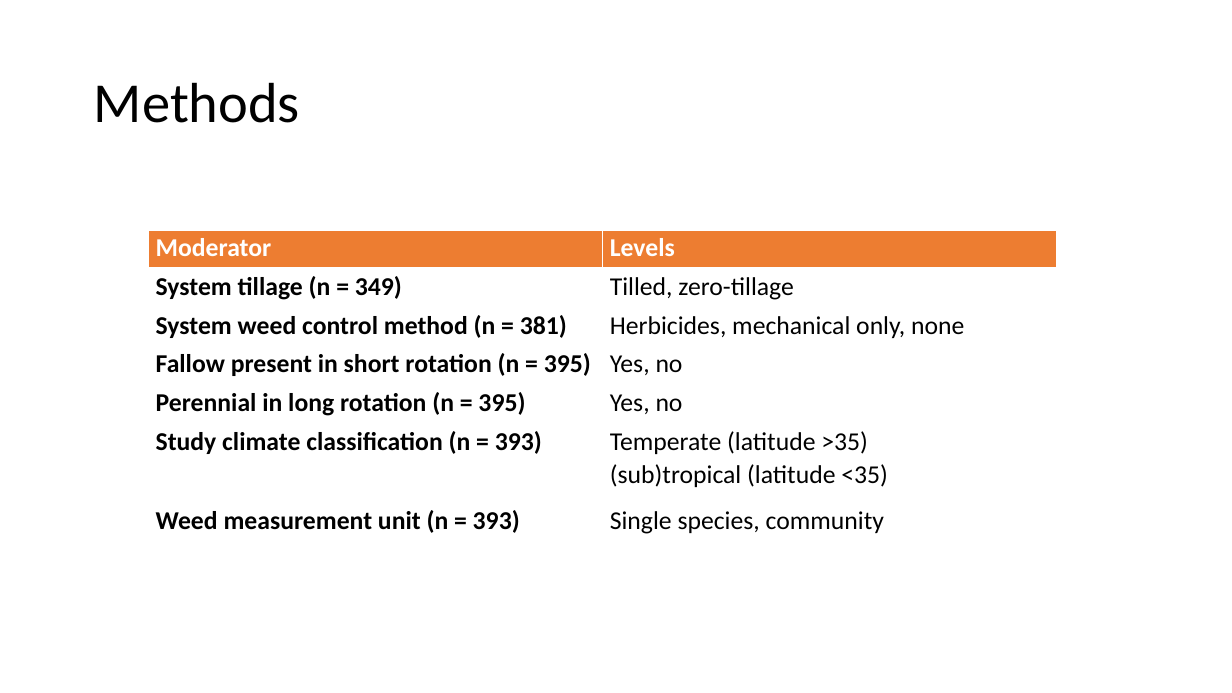
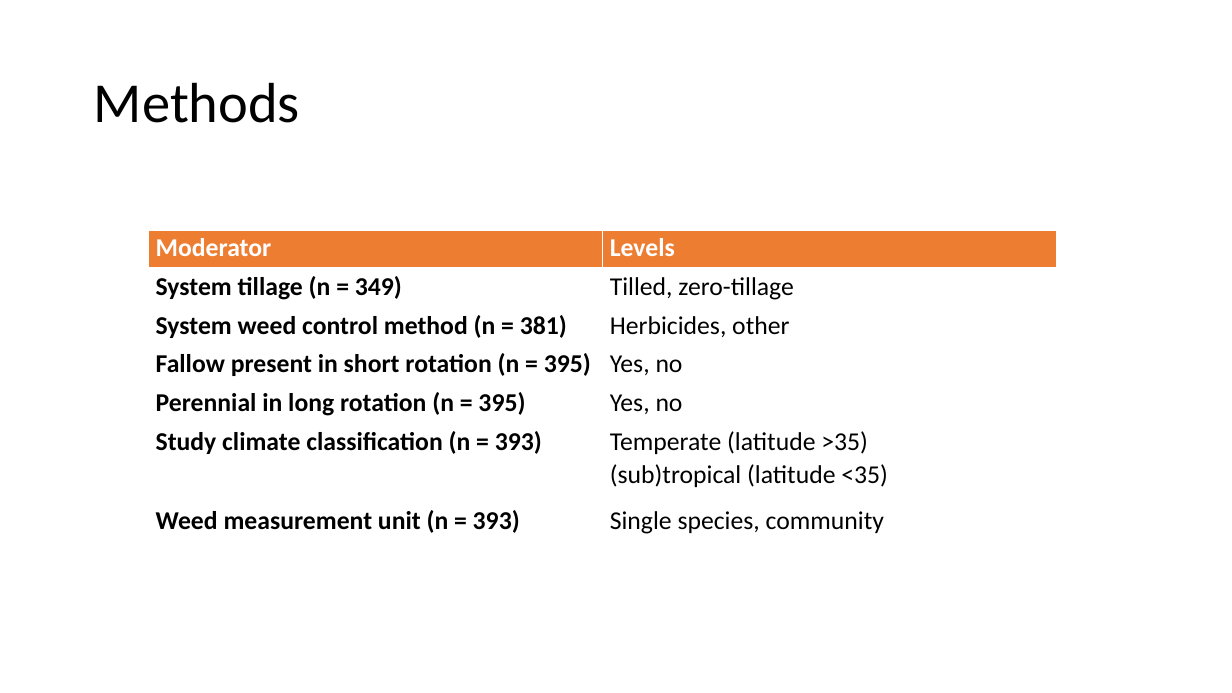
Before and after one commit to EEB698-F2018/analysis-outline-vanichols, a slide deck: slide 6 of Presentation_v1.pptx (slide 4 before the commit). Drawn at 1232x693 pixels with LibreOffice and Linux fonts; fonts in the diff are those of the drawing. Boxes give left, top, right and bottom in pixels: in the first picture for what was removed or moved away, otherwise in the second. Text is boxed around its words. In the diff, an @@ line names an element or a change of style, - is before the commit and + after.

```diff
--- a/Presentation_v1.pptx
+++ b/Presentation_v1.pptx
@@ table at [149,230,1058,542] @@
-row 3, column 2: Herbicides, mechanical only, none
+row 3, column 2: Herbicides, other
```
Also in this commit, not shown: 9 other slides changed, 4 slides added.
